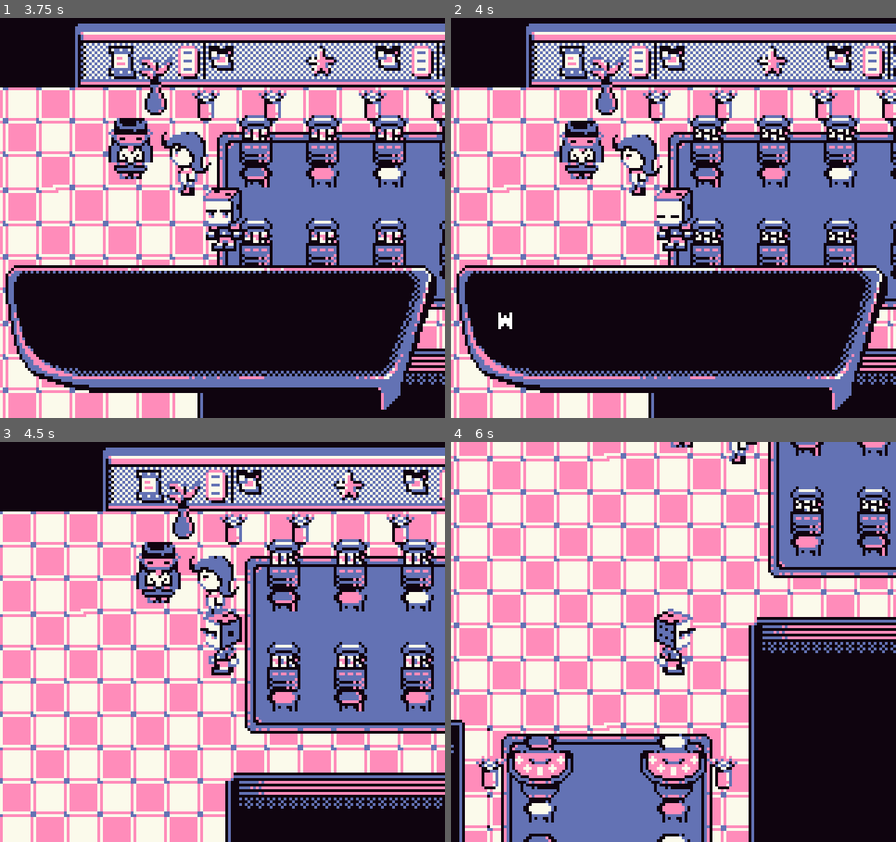
Above: before the commit, frames 1-4 (two rows, left to right).
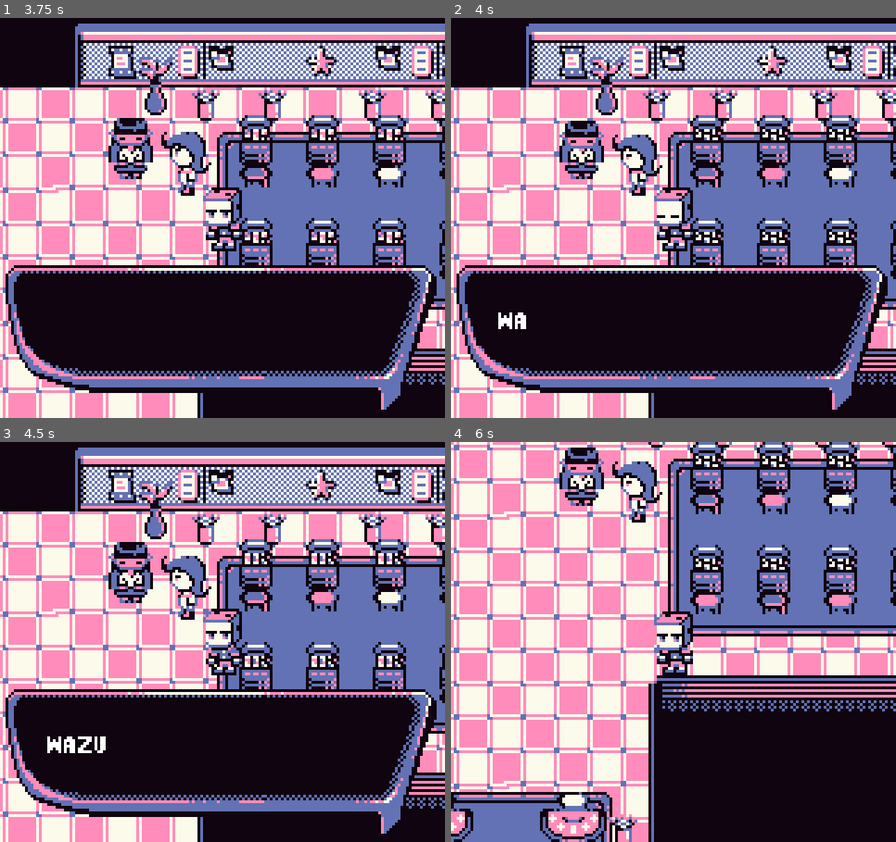
Above: after the commit, the same moments.

Repository: 0xspiderr/gbjam13_gamejam
Game: Godot game, scene res://ui/menus/main_menu.tscn
Two runs of this game, one before a commit and one after it. Both use one fixed random seed, a clock stepped at 60 frames per second and the inputs below.
Inputs:
- Up to frame 1 (3.75 s): tap Enter at 0.5 s; hold D (right) 0.53-1.28 s; hold Space (interact) 0.53-1.28 s; hold S (down) 1.28-2.03 s; tap Space (interact) at 1.35, 2.85 s; hold D (right) 2.03-2.78 s; hold Space (interact) 2.03-2.78 s; hold W (up) 2.78-3.53 s; hold A (left) from 3.53 s (still down); hold Space (interact) from 3.53 s (still down)
- Up to frame 2 (4 s): keep holding A (left); keep holding Space (interact)
- Up to frame 3 (4.5 s): keep holding A (left); release Space (interact) at 4.28 s; tap Space (interact) at 4.35 s
- Up to frame 4 (6 s): release A (left) at 5.03 s; hold S (down) 5.03-5.78 s; hold Space (interact) 5.03-5.78 s; hold D (right) from 5.78 s (still down); tap Space (interact) at 5.85 s

Frame 1 is identical in both runs. In frame 2, less than 0.1% of the frame differs, in the area x 14-17%, y 73-78%; in frame 3, 64%; in frame 4, 69%, in the area x 0-100%, y 0-100%.

Commit message:
added different voices loading for npcs

Diff:
--- a/resources/npcs/cat_vendor_npc.tres
+++ b/resources/npcs/cat_vendor_npc.tres
@@ -1,5 +1,6 @@
-[gd_resource type="Resource" script_class="NpcStats" load_steps=11 format=3 uid="uid://cd4wgr2wxoeh3"]
+[gd_resource type="Resource" script_class="NpcStats" load_steps=12 format=3 uid="uid://cd4wgr2wxoeh3"]
 
+[ext_resource type="AudioStream" uid="uid://bxlbdcq7wivuc" path="res://sounds/dialogue/Dialogue2.ogg" id="1_10a52"]
 [ext_resource type="Texture2D" uid="uid://n7m4whfvks0q" path="res://assets/sprites/characters/black-cat-idle.png" id="1_cyu4g"]
 [ext_resource type="Script" uid="uid://c6dabu5biw7gj" path="res://resources/npcs/npc_stats.gd" id="1_t1qjg"]
 
@@ -66,4 +67,5 @@
 sprite_frames = SubResource("SpriteFrames_d87uy")
 dialogues = Array[String](["Hi, welcome to the casino!", "Hello world!", "Goodbye, cruel world!", "AAAAAasdasdasdasd
 asdasdasddasd"])
+dialogue_stream = ExtResource("1_10a52")
 metadata/_custom_type_script = "uid://c6dabu5biw7gj"
--- a/resources/npcs/npc_1.tres
+++ b/resources/npcs/npc_1.tres
@@ -1,6 +1,7 @@
-[gd_resource type="Resource" script_class="NpcStats" load_steps=8 format=3 uid="uid://dgowfxk0qivoe"]
+[gd_resource type="Resource" script_class="NpcStats" load_steps=9 format=3 uid="uid://dgowfxk0qivoe"]
 
 [ext_resource type="Script" uid="uid://c6dabu5biw7gj" path="res://resources/npcs/npc_stats.gd" id="1_kcg7h"]
+[ext_resource type="AudioStream" uid="uid://bdys7qr1qnm4n" path="res://sounds/dialogue/Dialogue1.ogg" id="1_l2rvu"]
 [ext_resource type="Texture2D" uid="uid://equsa64ph63f" path="res://assets/sprites/npcs/npc1-idle.png" id="2_rauuw"]
 
 [sub_resource type="AtlasTexture" id="AtlasTexture_l2rvu"]
@@ -44,4 +45,5 @@
 name = "Npc 1"
 sprite_frames = SubResource("SpriteFrames_6nlir")
 dialogues = Array[String](["Hi there!"])
+dialogue_stream = ExtResource("1_l2rvu")
 metadata/_custom_type_script = "uid://c6dabu5biw7gj"
--- a/resources/npcs/npc_3.tres
+++ b/resources/npcs/npc_3.tres
@@ -1,5 +1,6 @@
-[gd_resource type="Resource" script_class="NpcStats" load_steps=8 format=3 uid="uid://j18y6xpluomp"]
+[gd_resource type="Resource" script_class="NpcStats" load_steps=9 format=3 uid="uid://j18y6xpluomp"]
 
+[ext_resource type="AudioStream" uid="uid://3y53u4e8k6l3" path="res://sounds/dialogue/Dialogue3.ogg" id="1_fokrg"]
 [ext_resource type="Script" uid="uid://c6dabu5biw7gj" path="res://resources/npcs/npc_stats.gd" id="1_ooidi"]
 [ext_resource type="Texture2D" uid="uid://djjpoqnfrfepd" path="res://assets/sprites/npcs/npc3-idle.png" id="2_pycyn"]
 
@@ -44,4 +45,5 @@
 name = "Npc 3"
 sprite_frames = SubResource("SpriteFrames_2e6br")
 dialogues = Array[String]([])
+dialogue_stream = ExtResource("1_fokrg")
 metadata/_custom_type_script = "uid://c6dabu5biw7gj"
--- a/resources/npcs/npc_4.tres
+++ b/resources/npcs/npc_4.tres
@@ -1,6 +1,7 @@
-[gd_resource type="Resource" script_class="NpcStats" load_steps=8 format=3 uid="uid://cbno3bkxmwinw"]
+[gd_resource type="Resource" script_class="NpcStats" load_steps=9 format=3 uid="uid://cbno3bkxmwinw"]
 
 [ext_resource type="Script" uid="uid://c6dabu5biw7gj" path="res://resources/npcs/npc_stats.gd" id="1_8d0qg"]
+[ext_resource type="AudioStream" uid="uid://3y53u4e8k6l3" path="res://sounds/dialogue/Dialogue3.ogg" id="1_dsb46"]
 [ext_resource type="Texture2D" uid="uid://j2ruvvfcn7cs" path="res://assets/sprites/npcs/npc4-idle.png" id="2_factn"]
 
 [sub_resource type="AtlasTexture" id="AtlasTexture_dsb46"]
@@ -44,4 +45,5 @@
 name = "Npc 4"
 sprite_frames = SubResource("SpriteFrames_ex3wa")
 dialogues = Array[String](["wazup"])
+dialogue_stream = ExtResource("1_dsb46")
 metadata/_custom_type_script = "uid://c6dabu5biw7gj"
--- a/resources/npcs/npc_5.tres
+++ b/resources/npcs/npc_5.tres
@@ -1,5 +1,6 @@
-[gd_resource type="Resource" script_class="NpcStats" load_steps=8 format=3 uid="uid://b5mg6bqktofai"]
+[gd_resource type="Resource" script_class="NpcStats" load_steps=9 format=3 uid="uid://b5mg6bqktofai"]
 
+[ext_resource type="AudioStream" uid="uid://bdys7qr1qnm4n" path="res://sounds/dialogue/Dialogue1.ogg" id="1_5o2g4"]
 [ext_resource type="Script" uid="uid://c6dabu5biw7gj" path="res://resources/npcs/npc_stats.gd" id="1_dfjeg"]
 [ext_resource type="Texture2D" uid="uid://c02u6dueiey6x" path="res://assets/sprites/npcs/npc5-idle.png" id="2_8n6im"]
 
@@ -44,4 +45,5 @@
 name = "Npc 5"
 sprite_frames = SubResource("SpriteFrames_tm7hs")
 dialogues = Array[String]([])
+dialogue_stream = ExtResource("1_5o2g4")
 metadata/_custom_type_script = "uid://c6dabu5biw7gj"
--- a/resources/npcs/npc_6.tres
+++ b/resources/npcs/npc_6.tres
@@ -1,5 +1,6 @@
-[gd_resource type="Resource" script_class="NpcStats" load_steps=8 format=3 uid="uid://eufpje6pfnc7"]
+[gd_resource type="Resource" script_class="NpcStats" load_steps=9 format=3 uid="uid://eufpje6pfnc7"]
 
+[ext_resource type="AudioStream" uid="uid://bdys7qr1qnm4n" path="res://sounds/dialogue/Dialogue1.ogg" id="1_0a1hy"]
 [ext_resource type="Script" uid="uid://c6dabu5biw7gj" path="res://resources/npcs/npc_stats.gd" id="1_dswfn"]
 [ext_resource type="Texture2D" uid="uid://cmkqvg6mtaq50" path="res://assets/sprites/npcs/npc6-idle.png" id="2_ljyke"]
 
@@ -44,4 +45,5 @@
 name = "Npc 6"
 sprite_frames = SubResource("SpriteFrames_sef6w")
 dialogues = Array[String]([])
+dialogue_stream = ExtResource("1_0a1hy")
 metadata/_custom_type_script = "uid://c6dabu5biw7gj"
--- a/resources/npcs/npc_stats.gd
+++ b/resources/npcs/npc_stats.gd
@@ -5,3 +5,4 @@
 @export var name: String
 @export var sprite_frames: SpriteFrames
 @export_multiline var dialogues: Array[String]
+@export var dialogue_stream: AudioStream
--- a/scenes/game/game.gd
+++ b/scenes/game/game.gd
@@ -39,6 +39,7 @@
 		if PlayerData.can_talk and is_instance_valid(current_npc):
 			PlayerData.is_talking = true
 			dialogue_ui.dialogue_list = current_npc.npc_stats.dialogues
+			dialogue_ui.dialogue_box.audio_stream_player.stream = current_npc.npc_stats.dialogue_stream
 			dialogue_ui.visible = true
 #endregion
 
--- a/ui/dialogue/dialogue_ui.gd
+++ b/ui/dialogue/dialogue_ui.gd
@@ -5,6 +5,7 @@
 @onready var dialogue_box: DialogueBox = %DialogueBox
 var dialogue_list: Array[String] = []
 var diag_index: int = 0
+var dialogue_line_finished: bool = true
 
 
 func _ready() -> void:
@@ -12,14 +13,12 @@
 
 
 func _unhandled_input(event: InputEvent) -> void:
-	#if not PlayerData.is_talking:
-		#return
-
 	if dialogue_list.is_empty():
 		rewind_data()
 		return
 
-	if event.is_action_pressed("interact"):
+	if event.is_action_pressed("interact") and dialogue_line_finished:
+		dialogue_line_finished = false
 		continue_dialogue()
 
 
@@ -29,11 +28,14 @@
 		return
 
 	dialogue_box.draw_text(dialogue_list[diag_index])
+	await dialogue_box.text_animation_player.animation_finished
 	diag_index += 1
+	dialogue_line_finished = true
 
 
 func rewind_data() -> void:
-	visible = false
 	diag_index = 0
 	dialogue_list = []
+	dialogue_line_finished = true
 	PlayerData.is_talking = false
+	visible = false
--- a/ui/dialogue_box/dialogue_box.gd
+++ b/ui/dialogue_box/dialogue_box.gd
@@ -13,3 +13,4 @@
 	# draw text letter by letter
 	dialogue_label.text = text
 	text_animation_player.play(&"character")
+	audio_stream_player.play()
--- a/ui/dialogue_box/dialogue_box.tscn
+++ b/ui/dialogue_box/dialogue_box.tscn
@@ -1,7 +1,7 @@
 [gd_scene load_steps=6 format=3 uid="uid://b5ho1oy8lu7r5"]
 
 [ext_resource type="Script" uid="uid://b06dv83ixeb7g" path="res://ui/dialogue_box/dialogue_box.gd" id="1_jrjoh"]
-[ext_resource type="AudioStream" uid="uid://bxlbdcq7wivuc" path="res://sounds/dialogue/Dialogue2.ogg" id="2_3crnl"]
+[ext_resource type="AudioStream" uid="uid://bdys7qr1qnm4n" path="res://sounds/dialogue/Dialogue1.ogg" id="2_3crnl"]
 
 [sub_resource type="Animation" id="Animation_pqpfu"]
 length = 0.001
@@ -9,7 +9,6 @@
 
 [sub_resource type="Animation" id="Animation_6aonj"]
 resource_name = "character"
-length = 1.5
 step = 0.1
 tracks/0/type = "value"
 tracks/0/imported = false
@@ -18,26 +17,11 @@
 tracks/0/interp = 1
 tracks/0/loop_wrap = true
 tracks/0/keys = {
-"times": PackedFloat32Array(0, 1.5),
+"times": PackedFloat32Array(0, 1),
 "transitions": PackedFloat32Array(1, 1),
 "update": 0,
 "values": [0.0, 1.0]
 }
-tracks/1/type = "audio"
-tracks/1/imported = false
-tracks/1/enabled = true
-tracks/1/path = NodePath("AudioStreamPlayer")
-tracks/1/interp = 1
-tracks/1/loop_wrap = true
-tracks/1/keys = {
-"clips": [{
-"end_offset": 0.0,
-"start_offset": 0.0,
-"stream": ExtResource("2_3crnl")
-}],
-"times": PackedFloat32Array(0)
-}
-tracks/1/use_blend = true
 
 [sub_resource type="AnimationLibrary" id="AnimationLibrary_ltalu"]
 _data = {
@@ -68,3 +52,4 @@
 }
 
 [node name="AudioStreamPlayer" type="AudioStreamPlayer" parent="."]
+stream = ExtResource("2_3crnl")
